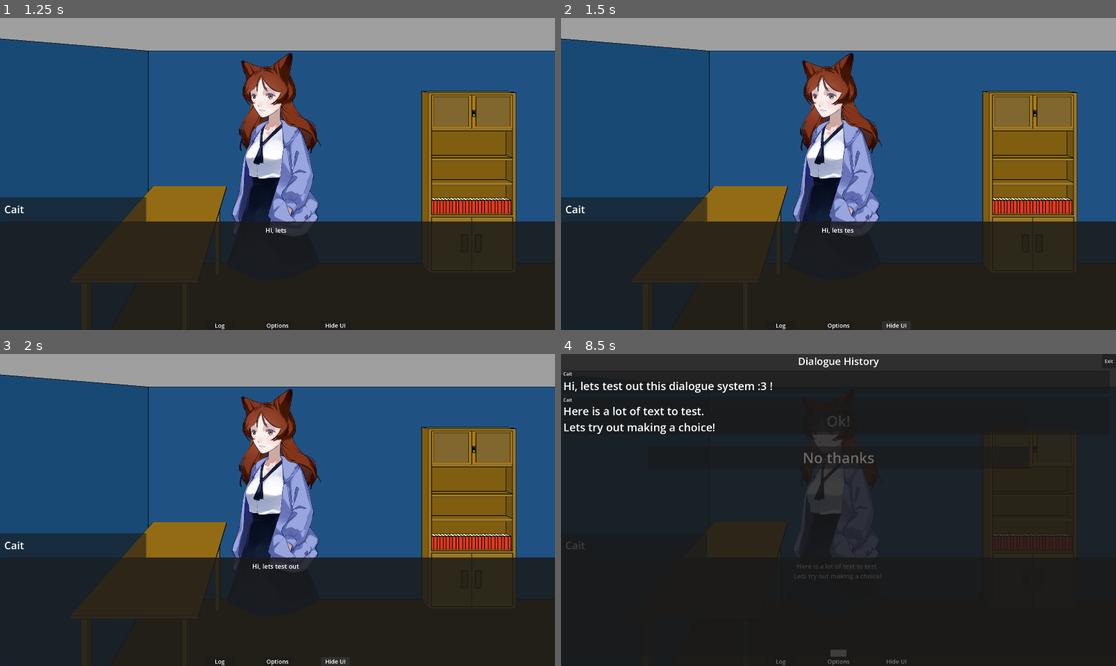
Above: before the commit, frames 1-4 (two rows, left to right).
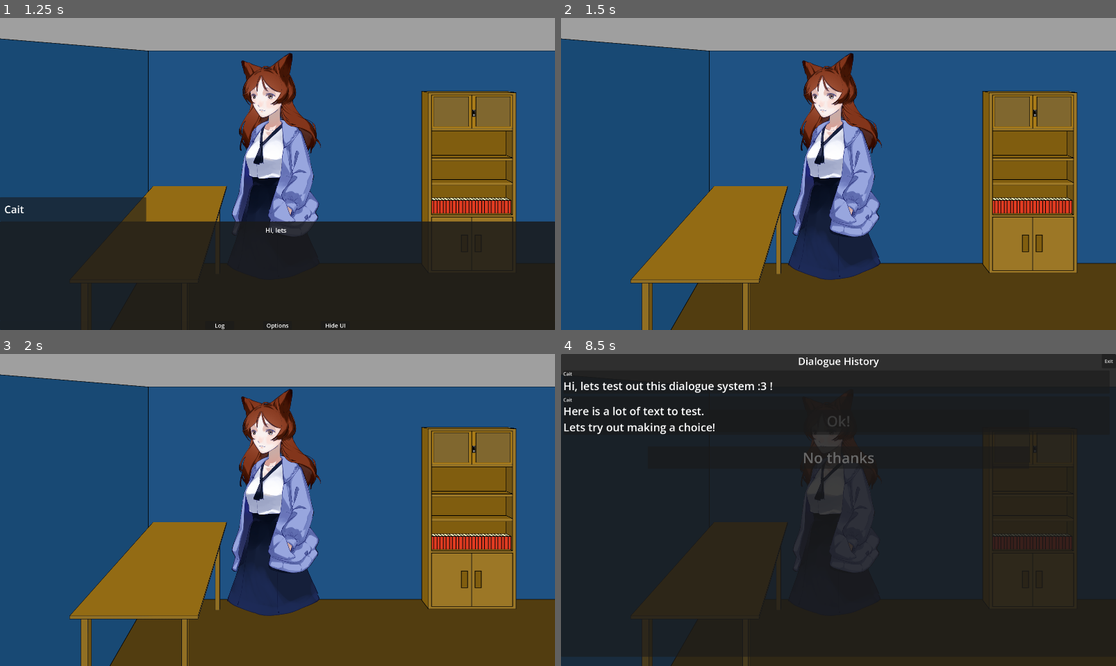
Above: after the commit, the same moments.

Repository: IIIIDizzleIIII/GodotDialogueTool
Game: Godot game, scene res://Manager.tscn
Two runs of this game, one before a commit and one after it. Both use one fixed random seed, a clock stepped at 60 frames per second and the inputs below.
Inputs (mouse positions are in pixels of both pictures, inside the frame that each line leads up to):
- Up to frame 1 (1.25 s): click "Start" at 0.5 s
- Up to frame 2 (1.5 s): click "Hide UI" at 1.25 s
- Up to frame 3 (2 s): no input
- Up to frame 4 (8.5 s): click (838, 506) at 2 s; click (838, 506) at 2.75 s; click "Log" at 3.5 s; click "Log" at 4.25 s; click "Hide UI" at 5 s; click "Log" at 5.75 s; click "Hide UI" at 6.5 s; click (838, 506) at 7.25 s; tap Space (Continue) at 8.1 s; tap U (HideUi, bound only after the commit) at 8.3 s

Frame 1 is identical in both runs. In frame 2, 36% of the frame differs, in the area x 0-100%, y 57-100%; in frame 3, 36%; in frame 4, 1.0%.

Commit message:
Show/Hide Ui

Diff:
--- a/DialogueSystem/DialogueSystem.gd
+++ b/DialogueSystem/DialogueSystem.gd
@@ -46,6 +46,7 @@
 
 var history_menu_open:bool = false
 var continue_pressed:bool = false
+var ui_hidden:bool = false
 
 
 
@@ -101,6 +102,15 @@
 	history_menu_open = false
 	history_menu.visible = false
 
+func HideUi():
+	ui_hidden = true
+	get_node("CharacterNameBox").visible = false
+	get_node("MainBox").visible = false
+func ShowUi():
+	ui_hidden = false
+	get_node("CharacterNameBox").visible = true
+	get_node("MainBox").visible = true
+
 func AddHistoryEntry(dialogue_event:DialogueEvent):
 	var new_entry = history_entry_scene.instantiate()
 	new_entry.get_node("Name").text = dialogue_event.speaker_name
@@ -152,6 +162,8 @@
 
 func _process(_delta) -> void:
 	if Input.is_action_just_pressed("Continue") or continue_pressed == true:
+		if ui_hidden == true:
+			ShowUi()
 		if typewriter:
 			EndTypewriter()
 		elif awaiting_dialogue == true:
@@ -161,4 +173,9 @@
 			OpenLog()
 		else:
 			CloseLog()
+	if Input.is_action_just_pressed("HideUi"):
+		if ui_hidden == false:
+			HideUi()
+		else:
+			ShowUi()
 	continue_pressed = false
--- a/DialogueSystem/DialogueSystem.tscn
+++ b/DialogueSystem/DialogueSystem.tscn
@@ -275,5 +275,6 @@
 theme_override_constants/separation = 10
 
 [connection signal="pressed" from="MainBox/Ribbon/HBoxContainer/LogButton" to="." method="OpenLog"]
+[connection signal="pressed" from="MainBox/Ribbon/HBoxContainer/HideUiButton" to="." method="HideUi"]
 [connection signal="pressed" from="ContinueButton" to="." method="ContinuePressed"]
 [connection signal="pressed" from="HistoryLog/ExitButton" to="." method="CloseLog"]
--- a/project.godot
+++ b/project.godot
@@ -41,6 +41,12 @@
 , Object(InputEventJoypadButton,"resource_local_to_scene":false,"resource_name":"","device":-1,"button_index":3,"pressure":0.0,"pressed":true,"script":null)
 ]
 }
+HideUi={
+"deadzone": 0.2,
+"events": [Object(InputEventJoypadButton,"resource_local_to_scene":false,"resource_name":"","device":-1,"button_index":2,"pressure":0.0,"pressed":true,"script":null)
+, Object(InputEventKey,"resource_local_to_scene":false,"resource_name":"","device":-1,"window_id":0,"alt_pressed":false,"shift_pressed":false,"ctrl_pressed":false,"meta_pressed":false,"pressed":false,"keycode":0,"physical_keycode":85,"key_label":0,"unicode":117,"location":0,"echo":false,"script":null)
+]
+}
 
 [physics]
 
